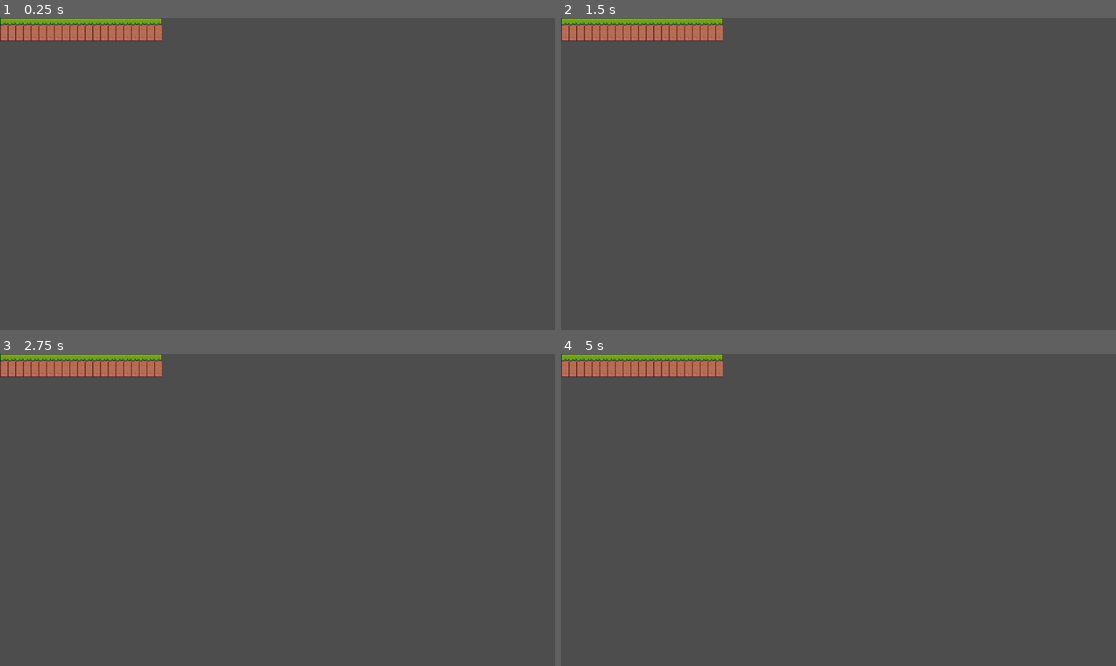
Above: before the commit, frames 1-4 (two rows, left to right).
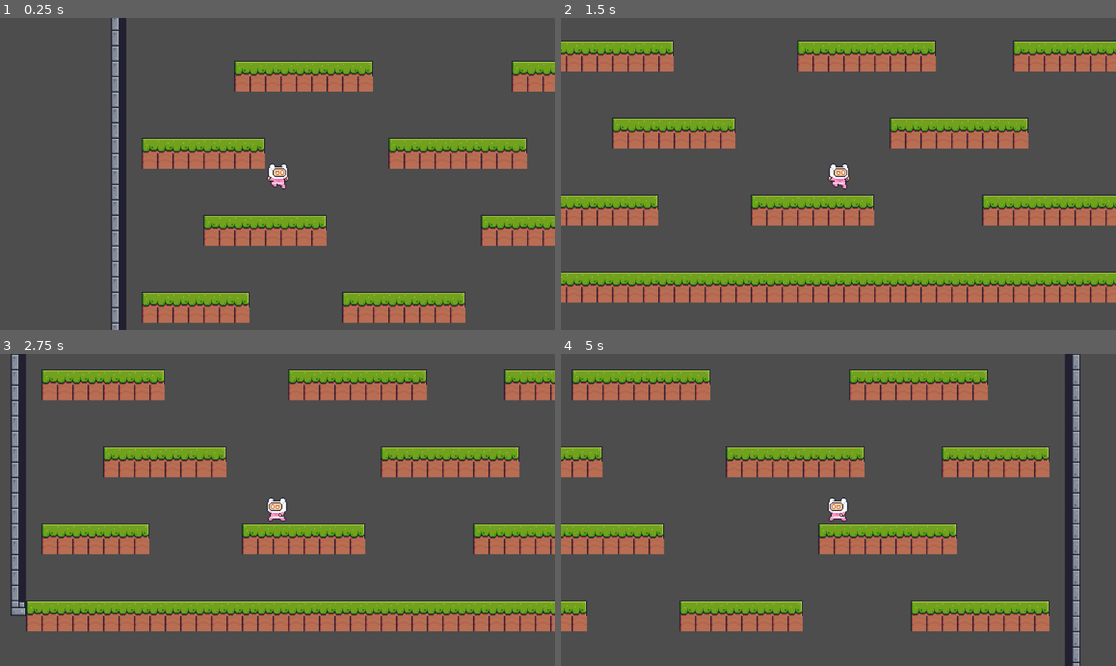
Above: after the commit, the same moments.

Repository: higginscameron/CSCI-4350-Project
Game: Godot game, scene res://scenes/level_1.tscn
The game is run twice, just before and just after one commit, with the same random seed, the same clock (stepped at 60 frames per second) and the same inputs. This scene is started directly instead of the project's main scene.
Inputs:
- Up to frame 1 (0.25 s): no input
- Up to frame 2 (1.5 s): tap Enter (ui_accept) at 0.5, 0.77 s; hold Right (ui_right) from 0.53 s (still down)
- Up to frame 3 (2.75 s): tap Enter (ui_accept) at 1.52 s; release Right (ui_right) at 2.03 s; hold Left (ui_left) from 2.03 s (still down)
- Up to frame 4 (5 s): release Left (ui_left) at 2.78 s; hold Right (ui_right) 2.78-4.28 s; tap Enter (ui_accept) at 3.02, 3.77, 4.52 s; hold Left (ui_left) from 4.28 s (still down)

The runs differ from the first frame. In frame 1, 20% of the frame differs, in the area x 0-100%, y 0-100%; in frame 2, 30%, in the area x 0-100%, y 0-92%; in frame 3, 29%; in frame 4, 24%.

Commit message:
US04: level generator with border, platforms, and background

Diff:
--- a/actors/player/player.tscn
+++ b/actors/player/player.tscn
@@ -12,4 +12,3 @@
 
 [node name="CollisionShape2D" type="CollisionShape2D" parent="." unique_id=2120343584]
 shape = SubResource("RectangleShape2D_ilk7j")
-disabled = true
--- a/scenes/level_1.tscn
+++ b/scenes/level_1.tscn
@@ -1,15 +1,21 @@
-[gd_scene format=3 uid="uid://bftgyhxkj8xhe"]
+[gd_scene format=3 uid="uid://bb52b1u554sb7"]
 
 [ext_resource type="Script" uid="uid://ddgcxtwj0e7cb" path="res://scenes/level_generator.gd" id="1_014kd"]
 [ext_resource type="Texture2D" uid="uid://bnsi6djwvmibv" path="res://maps/Terrain/Terrain (16x16).png" id="2_bswci"]
+[ext_resource type="PackedScene" uid="uid://bs87mqtpc7ufg" path="res://actors/player/player.tscn" id="3_rus8k"]
 
 [sub_resource type="TileSetAtlasSource" id="TileSetAtlasSource_rus8k"]
 texture = ExtResource("2_bswci")
 0:0/0 = 0
+0:0/0/physics_layer_0/polygon_0/points = PackedVector2Array(-8, -8, 8, -8, 8, 8, -8, 8)
 1:0/0 = 0
+1:0/0/physics_layer_0/polygon_0/points = PackedVector2Array(-8, -8, 8, -8, 8, 8, -8, 8)
 2:0/0 = 0
+2:0/0/physics_layer_0/polygon_0/points = PackedVector2Array(-8, -8, 8, -8, 8, 8, -8, 8)
 3:0/0 = 0
+3:0/0/physics_layer_0/polygon_0/points = PackedVector2Array(-0.59353447, 8, -0.09892273, 0, 8, -0.2967682, 8, 8, -8, 8)
 4:0/0 = 0
+4:0/0/physics_layer_0/polygon_0/points = PackedVector2Array(-8, -8, 8, -8, 8, 8, -8, 8)
 6:0/0 = 0
 6:0/0/physics_layer_0/polygon_0/points = PackedVector2Array(-8, -8, 8, -8, 8, 8, -8, 8)
 7:0/0 = 0
@@ -26,10 +32,14 @@
 18:0/0 = 0
 19:0/0 = 0
 0:1/0 = 0
+0:1/0/physics_layer_0/polygon_0/points = PackedVector2Array(-8, -8, 8, -8, 8, 8, -8, 8)
 1:1/0 = 0
 2:1/0 = 0
+2:1/0/physics_layer_0/polygon_0/points = PackedVector2Array(-8, -8, 8, -8, 8, 8, -8, 8)
 3:1/0 = 0
+3:1/0/physics_layer_0/polygon_0/points = PackedVector2Array(-8, -8, 8, -8, 8, 8, -8, 8)
 4:1/0 = 0
+4:1/0/physics_layer_0/polygon_0/points = PackedVector2Array(-8, -8, 8, -8, 8, 8, -8, 8)
 6:1/0 = 0
 7:1/0 = 0
 8:1/0 = 0
@@ -45,8 +55,11 @@
 18:1/0 = 0
 19:1/0 = 0
 0:2/0 = 0
+0:2/0/physics_layer_0/polygon_0/points = PackedVector2Array(-8, -8, 8, -8, 8, 8, -8, 8)
 1:2/0 = 0
+1:2/0/physics_layer_0/polygon_0/points = PackedVector2Array(-8, -8, 8, -8, 8, 8, -8, 8)
 2:2/0 = 0
+2:2/0/physics_layer_0/polygon_0/points = PackedVector2Array(-8, -8, 8, -8, 8, 8, -8, 8)
 6:2/0 = 0
 7:2/0 = 0
 8:2/0 = 0
@@ -165,4 +178,11 @@
 script = ExtResource("1_014kd")
 
 [node name="TileMapLayer" type="TileMapLayer" parent="." unique_id=74130582]
+position = Vector2(-1, -1)
 tile_set = SubResource("TileSet_5xbjy")
+
+[node name="Player" parent="." unique_id=1667047706 instance=ExtResource("3_rus8k")]
+position = Vector2(172, -236)
+
+[node name="Camera2D" type="Camera2D" parent="Player" unique_id=375050667]
+zoom = Vector2(2, 2)
--- a/scenes/level_generator.gd
+++ b/scenes/level_generator.gd
@@ -1,39 +1,81 @@
 extends Node
 
-# Tile atlas coordinates
-const GRASS_LEFT   = Vector2i(6, 0)
-const GRASS_MID    = Vector2i(7, 0)
-const GRASS_RIGHT  = Vector2i(8, 0)
-const DIRT_TOP     = Vector2i(6, 1)
-const DIRT_MID     = Vector2i(6, 2)
-const DIRT_BOT     = Vector2i(6, 3)
+# Grey stone border tiles
+const STONE_TOP_LEFT  = Vector2i(0, 0)
+const STONE_TOP       = Vector2i(1, 0)
+const STONE_TOP_RIGHT = Vector2i(2, 0)
+const STONE_LEFT      = Vector2i(0, 1)
+const STONE_RIGHT     = Vector2i(2, 1)
+const STONE_BOT_LEFT  = Vector2i(0, 2)
+const STONE_BOT       = Vector2i(1, 2)
+const STONE_BOT_RIGHT = Vector2i(2, 2)
 
-# Platforms [start_x, end_x, y]
+# Green grass / dirt platform tiles
+const GRASS_LEFT  = Vector2i(6, 0)
+const GRASS_MID   = Vector2i(7, 0)
+const GRASS_RIGHT = Vector2i(8, 0)
+const DIRT_TOP    = Vector2i(6, 1)
+const DIRT_MID    = Vector2i(6, 2)
+const DIRT_BOT    = Vector2i(6, 3)
+
+# Level dimensions — bigger and more spaced out
+const LEVEL_LEFT   = 0
+const LEVEL_RIGHT  = 40
+const LEVEL_TOP    = -28
+const LEVEL_BOTTOM = 0
+const DIRT_DEPTH   = 2
+
+# Platforms [start_x, end_x, y] — more spread out
 const PLATFORMS = [
-	[0,  20,  0],
-	[3,   7, -4],
-	[10, 14, -4],
-	[17, 20, -4],
-	[1,   5, -8],
-	[8,  12, -8],
-	[15, 19, -8],
-	[3,   7, -12],
-	[11, 15, -12],
-	[1,   5, -16],
-	[13, 17, -16],
-	[5,  10, -20],
-	[12, 16, -20],
-	[8,  13, -24],
+	# Ground floor
+	[1, 39, 0],
+	# Level 1
+	[2, 8, -5],
+	[15, 22, -5],
+	[30, 38, -5],
+	# Level 2
+	[6, 13, -10],
+	[24, 32, -10],
+	# Level 3
+	[2, 9, -15],
+	[18, 26, -15],
+	[32, 38, -15],
+	# Level 4
+	[8, 16, -20],
+	[26, 34, -20],
+	# Top checkpoint platform
+	[14, 26, -26],
 ]
-
-const FLOOR_DEPTH = 3
 
 @onready var tilemap: TileMapLayer = get_parent().get_node("TileMapLayer")
 
 func _ready() -> void:
-	generate()
+	generate_border()
+	generate_platforms()
 
-func generate() -> void:
+func generate_border() -> void:
+	for x in range(LEVEL_LEFT, LEVEL_RIGHT + 1):
+		for y in range(LEVEL_TOP, LEVEL_BOTTOM + 1):
+			if y == LEVEL_TOP:
+				if x == LEVEL_LEFT:
+					tilemap.set_cell(Vector2i(x, y), 0, STONE_TOP_LEFT)
+				elif x == LEVEL_RIGHT:
+					tilemap.set_cell(Vector2i(x, y), 0, STONE_TOP_RIGHT)
+				else:
+					tilemap.set_cell(Vector2i(x, y), 0, STONE_TOP)
+			elif y == LEVEL_BOTTOM:
+				if x == LEVEL_LEFT:
+					tilemap.set_cell(Vector2i(x, y), 0, STONE_BOT_LEFT)
+				elif x == LEVEL_RIGHT:
+					tilemap.set_cell(Vector2i(x, y), 0, STONE_BOT_RIGHT)
+				else:
+					tilemap.set_cell(Vector2i(x, y), 0, STONE_BOT)
+			elif x == LEVEL_LEFT:
+				tilemap.set_cell(Vector2i(x, y), 0, STONE_LEFT)
+			elif x == LEVEL_RIGHT:
+				tilemap.set_cell(Vector2i(x, y), 0, STONE_RIGHT)
+
+func generate_platforms() -> void:
 	for platform in PLATFORMS:
 		var start_x: int = platform[0]
 		var end_x:   int = platform[1]
@@ -52,11 +94,11 @@
 				surface_tile = GRASS_MID
 			tilemap.set_cell(Vector2i(x, y), 0, surface_tile)
 
-			for d in range(1, FLOOR_DEPTH + 1):
+			for d in range(1, DIRT_DEPTH + 1):
 				var dirt_tile: Vector2i
 				if d == 1:
 					dirt_tile = DIRT_TOP
-				elif d == FLOOR_DEPTH:
+				elif d == DIRT_DEPTH:
 					dirt_tile = DIRT_BOT
 				else:
 					dirt_tile = DIRT_MID
Not shown: 1 places in actors/player/player.tscn that only renumber resources
